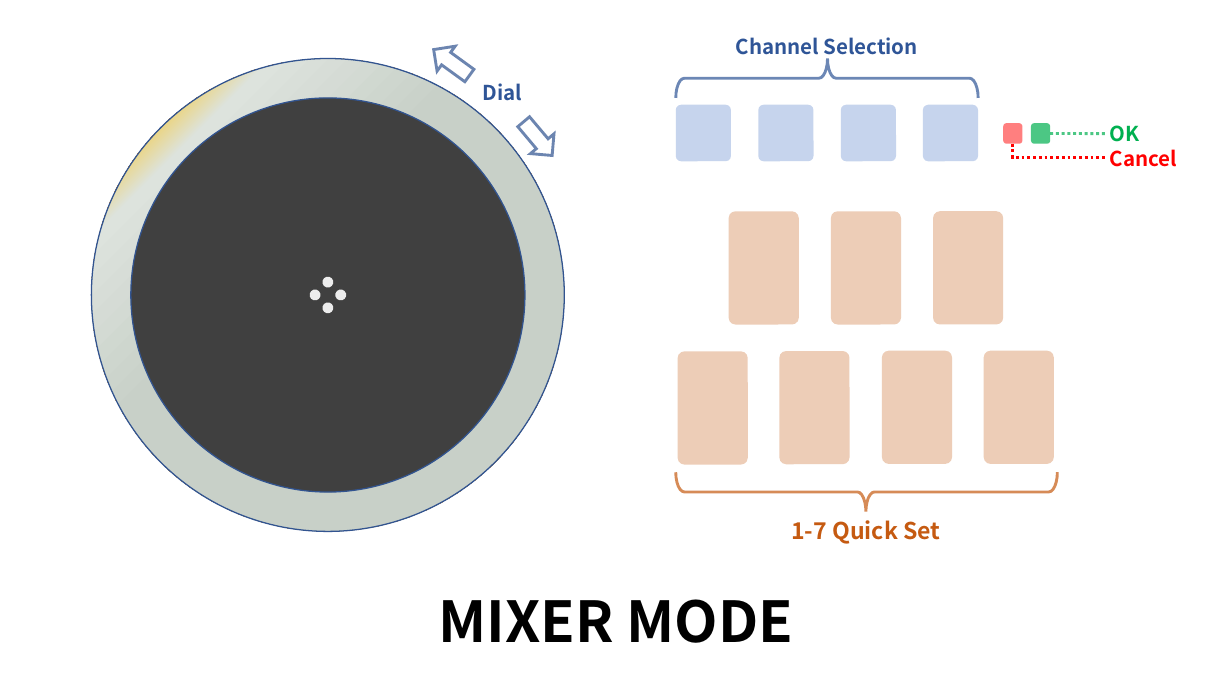
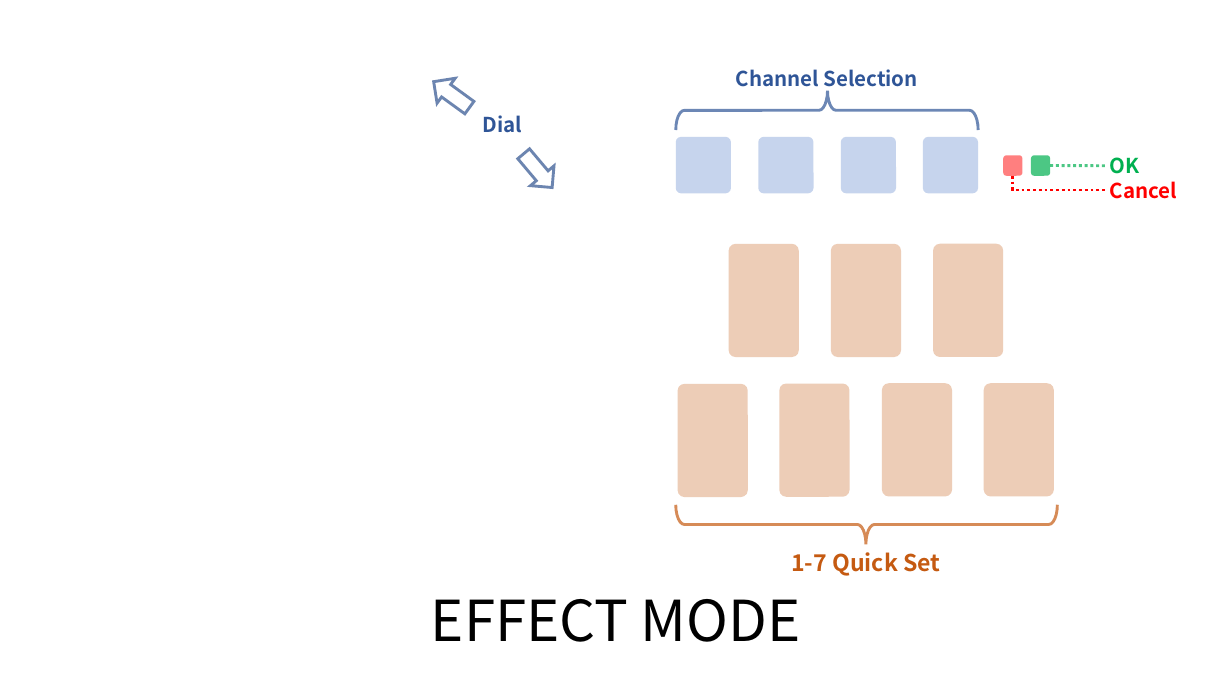
Before and after one commit to whowechina/iidx_pico, a slide deck: slide 4 of doc/Firmware_manual.pptx. Drawn at 1232x693 pixels with LibreOffice and Linux fonts; fonts in the diff are those of the drawing; background and template pictures are left out. Boxes give left, top, right and bottom in pixels: in the first picture for what was removed or moved away, otherwise in the second. Text is boxed around its words. In the diff, an @@ line names an element or a change of style, - is before the commit and + after.

Commit message:
Better setup mode

```diff
--- a/doc/Firmware_manual.pptx
+++ b/doc/Firmware_manual.pptx
@@ 5 rounded rectangles, 4 texts, 1 left arrow, 1 elbow line, 1 line: place and size @@
-5 rounded rectangles, 4 texts, 1 left arrow, 1 elbow line, 1 line at bbox=[425, 37, 1177, 544]
+5 rounded rectangles, 4 texts, 1 left arrow, 1 elbow line, 1 line at bbox=[425, 69, 1177, 576]
@@ group removed at bbox=[91, 58, 565, 531]: 5 ellipses, 1 donut @@
@@ 8 rounded rectangles, 2 left braces, 1 text, 1 left arrow: place and size @@
-8 rounded rectangles, 2 left braces, 1 text, 1 left arrow at bbox=[512, 37, 1058, 512]
+8 rounded rectangles, 2 left braces, 1 text, 1 left arrow at bbox=[512, 69, 1058, 544]
@@ title "EFFECT MODE" at bbox=[431, 599, 801, 642]: vertical alignment middle to top @@
@@ title at bbox=[431, 599, 801, 642]: text changed; bold off @@
-MIXER MODE
+EFFECT MODE
```
Also in this commit, not shown: 3 other slides changed, 4 other files.
